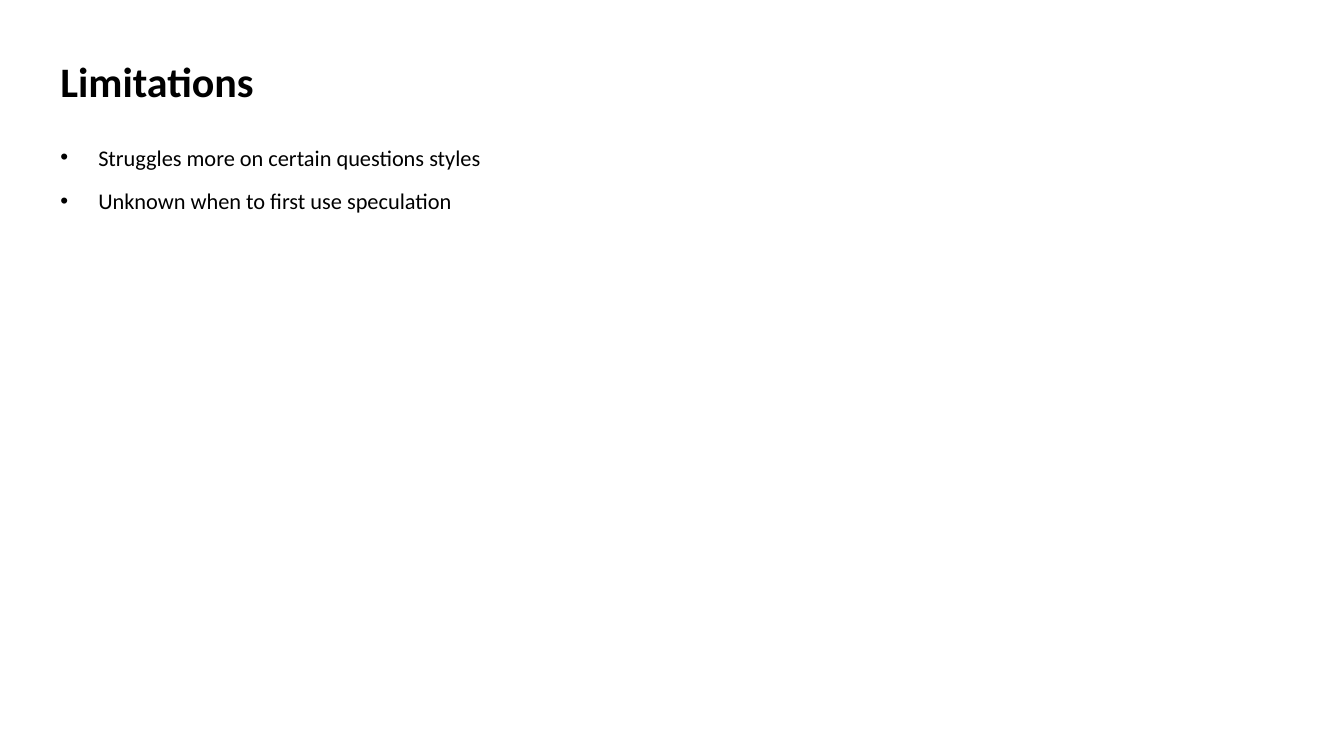
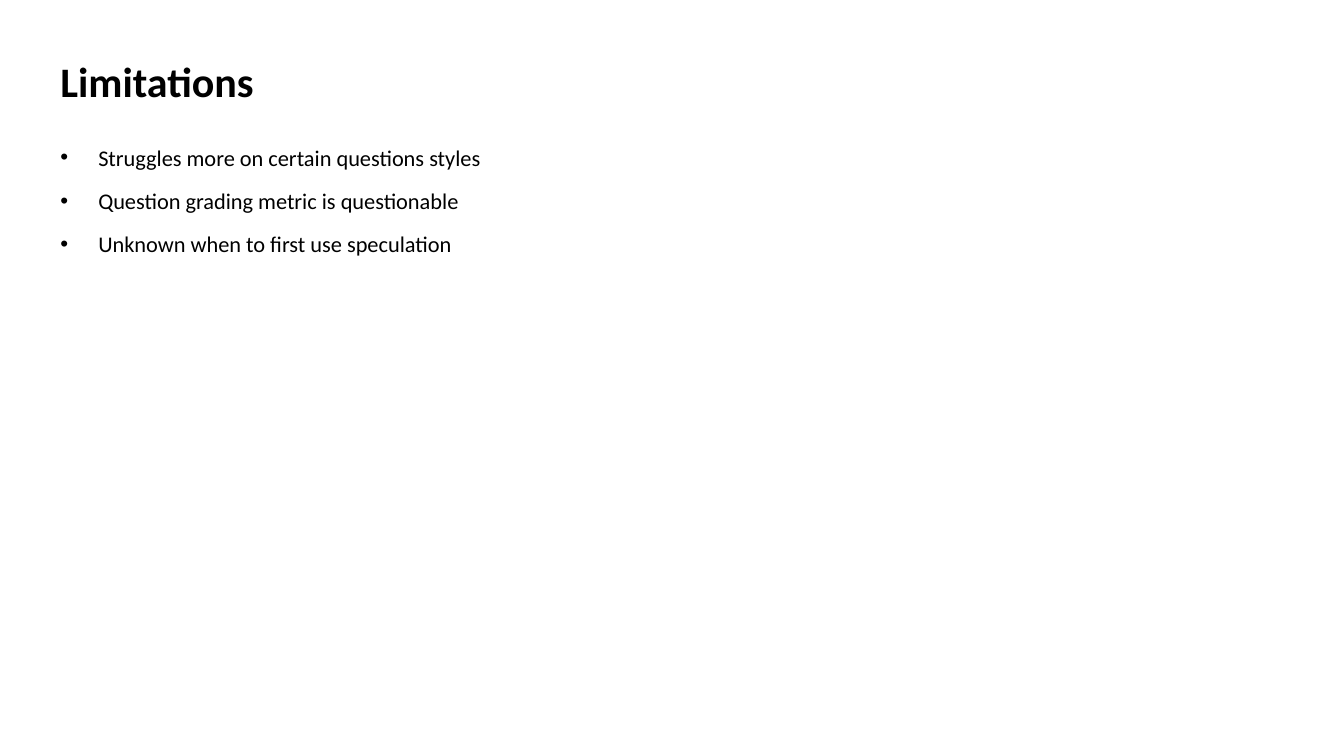
Before and after one commit to MS-Feeds/vllm-msn, a slide deck: slide 30 of benchmarks/spec_prefill_multi_turn/spec_prefill_multi_turn_template.pptx (slide 26 before the commit). Drawn at 1344x756 pixels with LibreOffice and Linux fonts; fonts in the diff are those of the drawing. Boxes give left, top, right and bottom in pixels: in the first picture for what was removed or moved away, otherwise in the second. Text is boxed around its words. In the diff, an @@ line names an element or a change of style, - is before the commit and + after.

```diff
--- a/benchmarks/spec_prefill_multi_turn/spec_prefill_multi_turn_template.pptx
+++ b/benchmarks/spec_prefill_multi_turn/spec_prefill_multi_turn_template.pptx
@@ text at [98, 193, 459, 213]: paragraph added @@
+• Question grading metric is questionable
```
Also in this commit, not shown: 9 other slides changed, 6 slides added, 2 slides removed, 12 other files.
